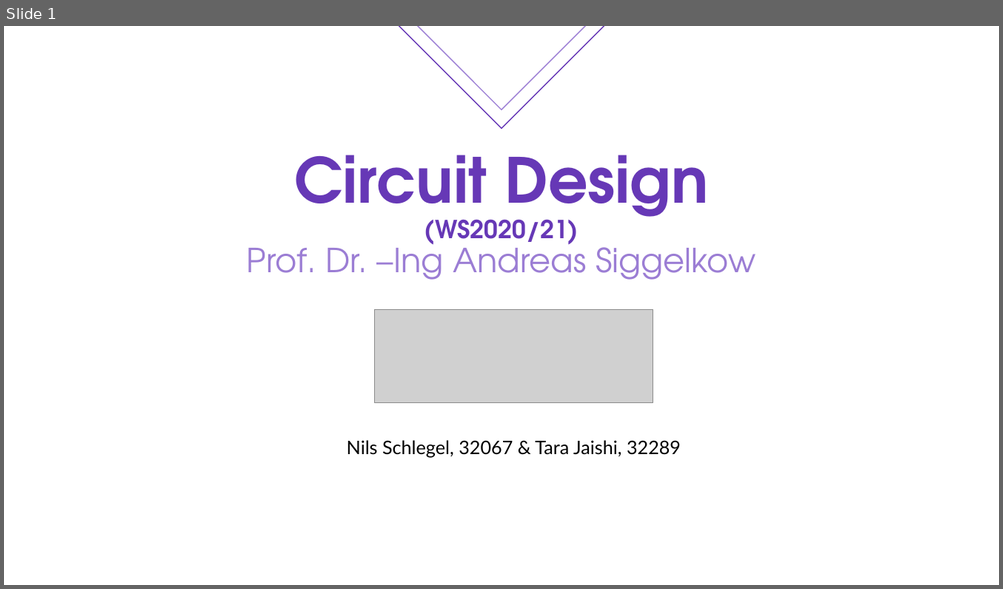
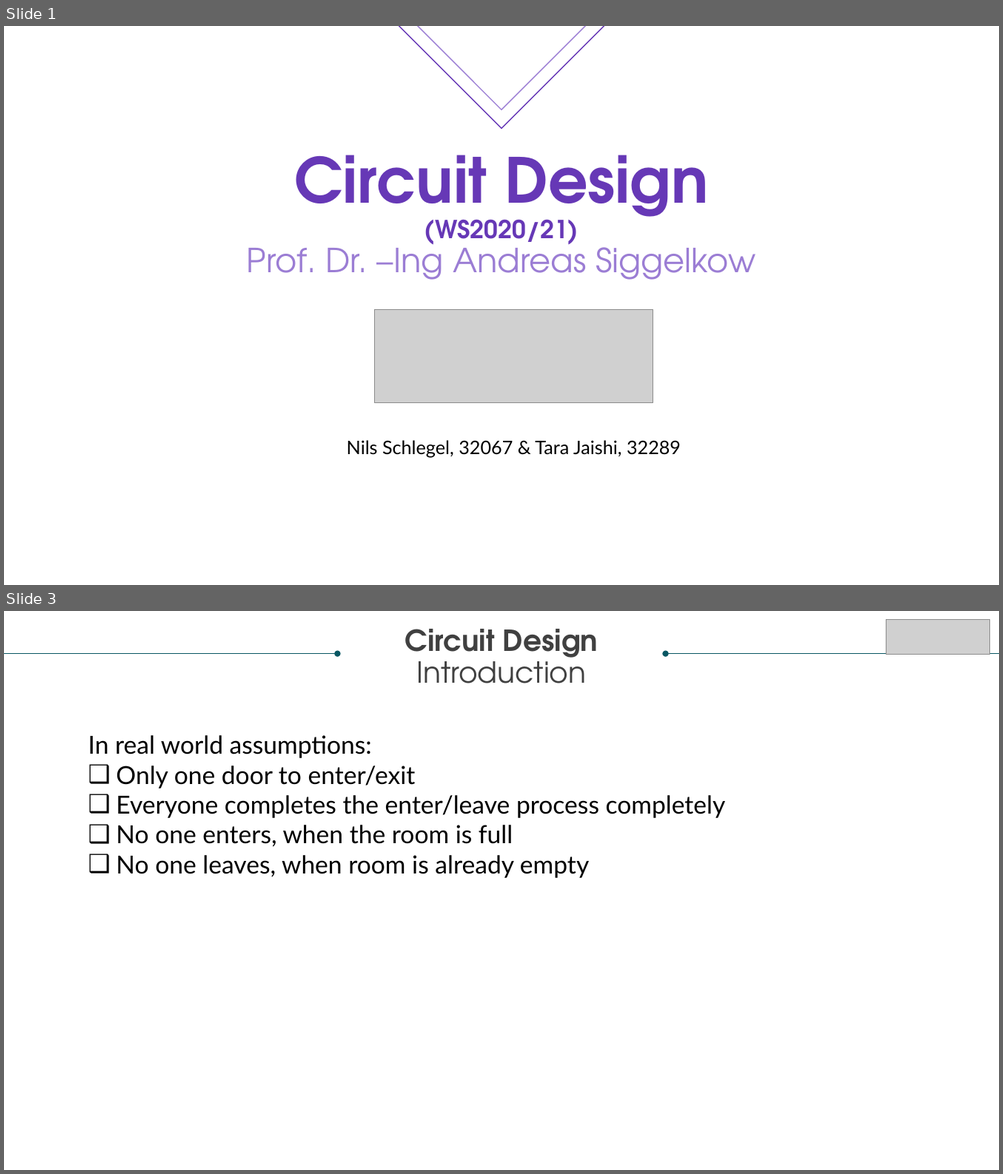
Before and after one commit to nlsy/VHDL, a slide deck: PITCH/VHDLPresentation.pptx. Shown one above the other, each under a label of ours: slide 1 before the commit, slides 1 and 3 after it; the slides between them are not shown. The pictures are 1003x589 and 1003x1174 pixels, drawn with LibreOffice and Linux fonts; fonts in the diff are those of the drawing; grey boxes stand for pictures. Boxes give left, top, right and bottom in pixels: in the first picture for what was removed or moved away, otherwise in the second. Text is boxed around its words. In the diff, an @@ line names an element or a change of style, - is before the commit and + after.

```diff
--- a/PITCH/VHDLPresentation.pptx
+++ b/PITCH/VHDLPresentation.pptx
@@ slide 3 added at (x1=4, y1=611, x2=999, y2=1170), background #FFFFFF @@
@@ text added at (x1=405, y1=629, x2=597, y2=684), 28 pt, text #404040, bold @@
+Circuit Design
+Introduction
@@ picture added at (x1=886, y1=619, x2=990, y2=653) @@
@@ arrow added from (4, 653) to (338, 653), #085764 0.5 pt @@
@@ arrow added from (999, 653) to (665, 653), #085764 0.5 pt @@
@@ text added at (x1=88, y1=735, x2=726, y2=878), 24 pt, text #000000 @@
+In real world assumptions:
+❑ Only one door to enter/exit
+❑ Everyone completes the enter/leave process completely
+❑ No one enters, when the room is full
+❑ No one leaves, when room is already empty
```
Also in this commit, not shown: 12 slides changed.
